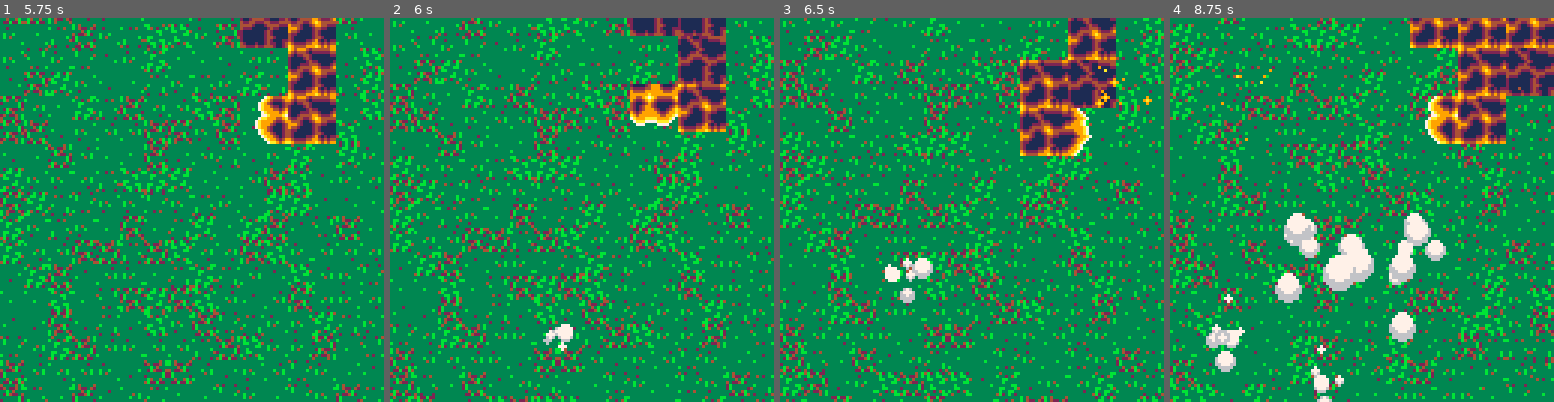
Above: before the commit, frames 1-4 (left to right).
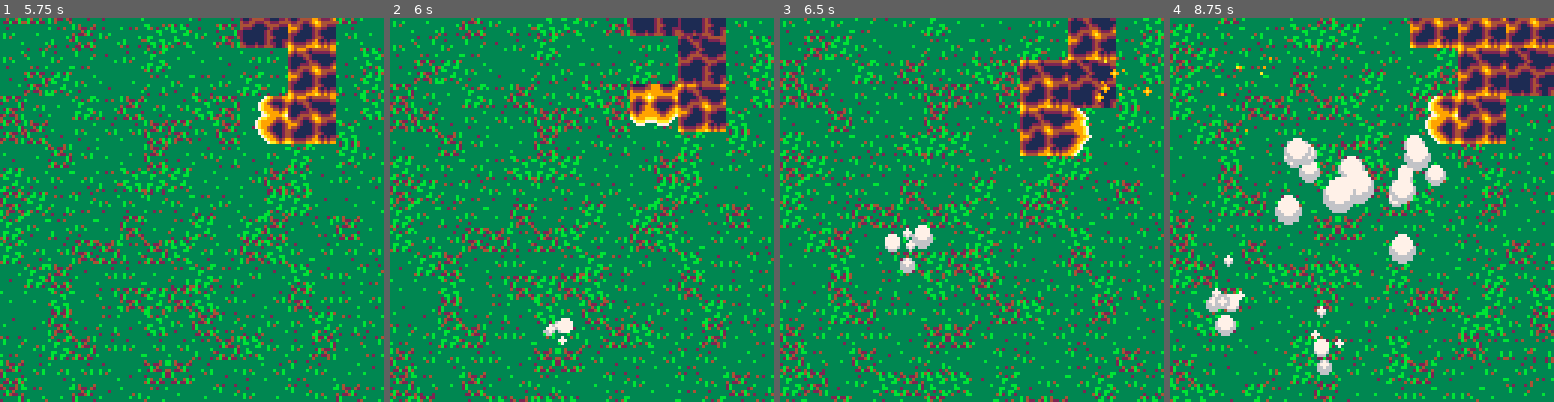
Above: after the commit, the same moments.

Repository: FreeCodeCampGuam/LavaFlow
Game: PICO-8 cartridge lavaflow.p8
Two runs of this game, one before a commit and one after it. Both use one fixed random seed, a clock stepped at 60 frames per second and the inputs below.
Inputs:
- Up to frame 1 (5.75 s): tap X (X key) at 0.33, 1.07, 1.85, 2.97, 4.08, 5.2 s; tap O (Z key) at 0.7, 1.7, 2.1, 2.5, 2.9, 3.3, 3.7, 4.1, 4.5, 4.9, 5.3, 5.7 s; hold Right 1.6-2.1 s; hold Up 2.15-2.42 s; hold Right 2.47-3.03 s; hold Left 3.08-3.58 s; hold Down 3.63-3.97 s; hold Right 4.02-4.68 s; hold Up 4.73-5.03 s; hold Left 5.08-5.68 s; hold Down from 5.73 s (still down)
- Up to frame 2 (6 s): keep holding Down
- Up to frame 3 (6.5 s): release Down at 6.03 s; hold Right from 6.08 s (still down); tap O (Z key) at 6.1 s; tap X (X key) at 6.32 s
- Up to frame 4 (8.75 s): tap O (Z key) every 0.4 s from 6.5 to 8.5 s; release Right at 6.58 s; hold Right 6.63-7.13 s; hold Up 7.18-7.45 s; tap X (X key) at 7.43, 8.55 s; hold Right 7.5-8.07 s; hold Left 8.12-8.62 s; hold Down from 8.67 s (still down)

Frame 1 is identical in both runs. In frame 2, 0.3% of the frame differs, in the area x 39-48%, y 78-87%; in frame 3, 1.4%; in frame 4, 9.8%, in the area x 9-99%, y 10-100%.

Commit message:
[sparks] fix sparks not moving

Diff:
--- a/lavaflow.p8
+++ b/lavaflow.p8
@@ -377,6 +377,7 @@
 function update_spark(s)
  s.x += s.dx
  s.y += s.dy
+ s.y -= tileh/maprate
  s.dx *= .8 + vary(.1, .2)
  s.dy *= .8 + vary(.1, .2)
  if not s.smoke then
@@ -389,6 +390,7 @@
   for p in all(s.parts) do
    p.x += p.dx
    p.y += p.dy
+   p.y -= tileh/maprate
    p.dx *= .8 + vary(.1, .2)
    p.dy *= .8 + vary(.1, .2)
    p.dy -= vary(.05,.05)
